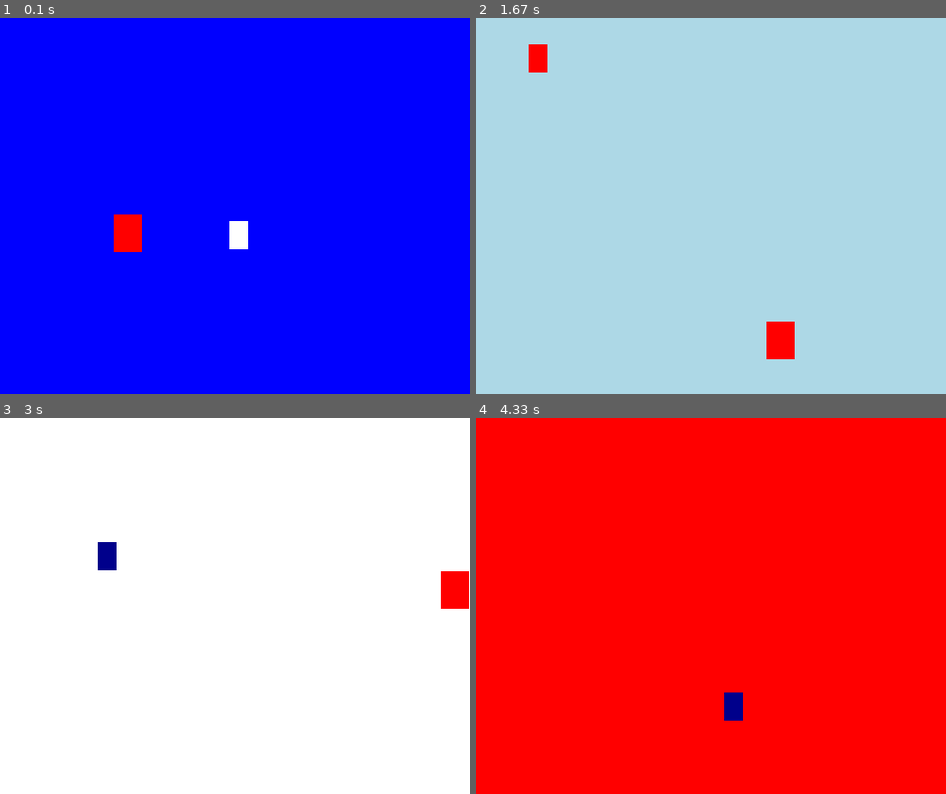
Above: before the commit, frames 1-4 (two rows, left to right).
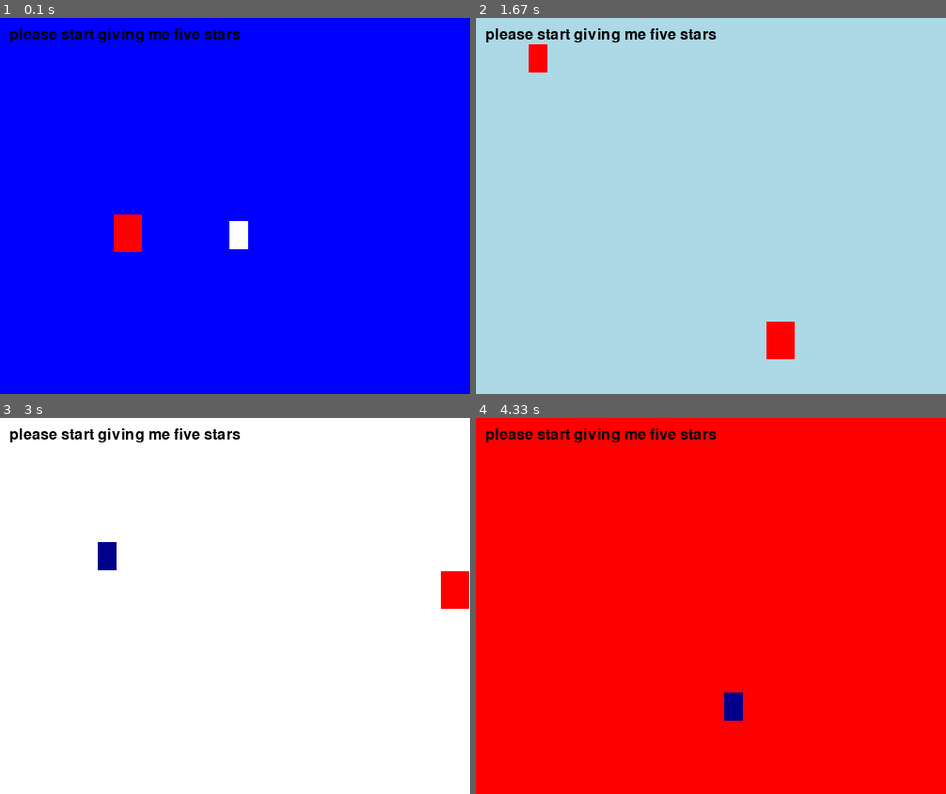
Above: after the commit, the same moments.

Repository: firecg12/Codingal-class-folder
Game: pygame game, started from 2Sprites.py
The game is run twice, just before and just after one commit, with the same random seed, the same clock (stepped at 60 frames per second) and the same inputs.
Inputs:
- Up to frame 1 (0.1 s): no input
- Up to frame 2 (1.67 s): no input
- Up to frame 3 (3 s): no input
- Up to frame 4 (4.33 s): no input

The runs differ from the first frame. In frame 1, 0.7% of the frame differs, in the area x 2-52%, y 2-7%; in frame 2, 0.7%; in frame 3, 0.7%; in frame 4, 0.7%.

Commit message:
Include text sprite for user rating prompt
Added a text sprite that prompts for five-star ratings.

Diff:
--- a/2Sprites.py
+++ b/2Sprites.py
@@ -1,6 +1,8 @@
 import pygame
 import random
-print("please start giving me five stars")
+
+
+
 pygame.init()
 
 Sprite_Color_Change_Event = pygame.USEREVENT + 1
@@ -66,6 +68,11 @@
 
 all_sprites.add(sp2)
 
+# create a text sprite
+Black = pygame.Color('black')
+font = pygame.font.SysFont(None, 24)
+text_surface = font.render('please start giving me five stars', True, Black)
+
 screen = pygame.display.set_mode((500, 400))
 pygame.display.set_caption("BUDR SRT")
 
@@ -89,6 +96,7 @@
 
     screen.fill(background_color)
     all_sprites.draw(screen)
+    screen.blit(text_surface, (10, 10))  # Draw the text at the top-left corner
 
     pygame.display.flip()
     clock.tick(240)
